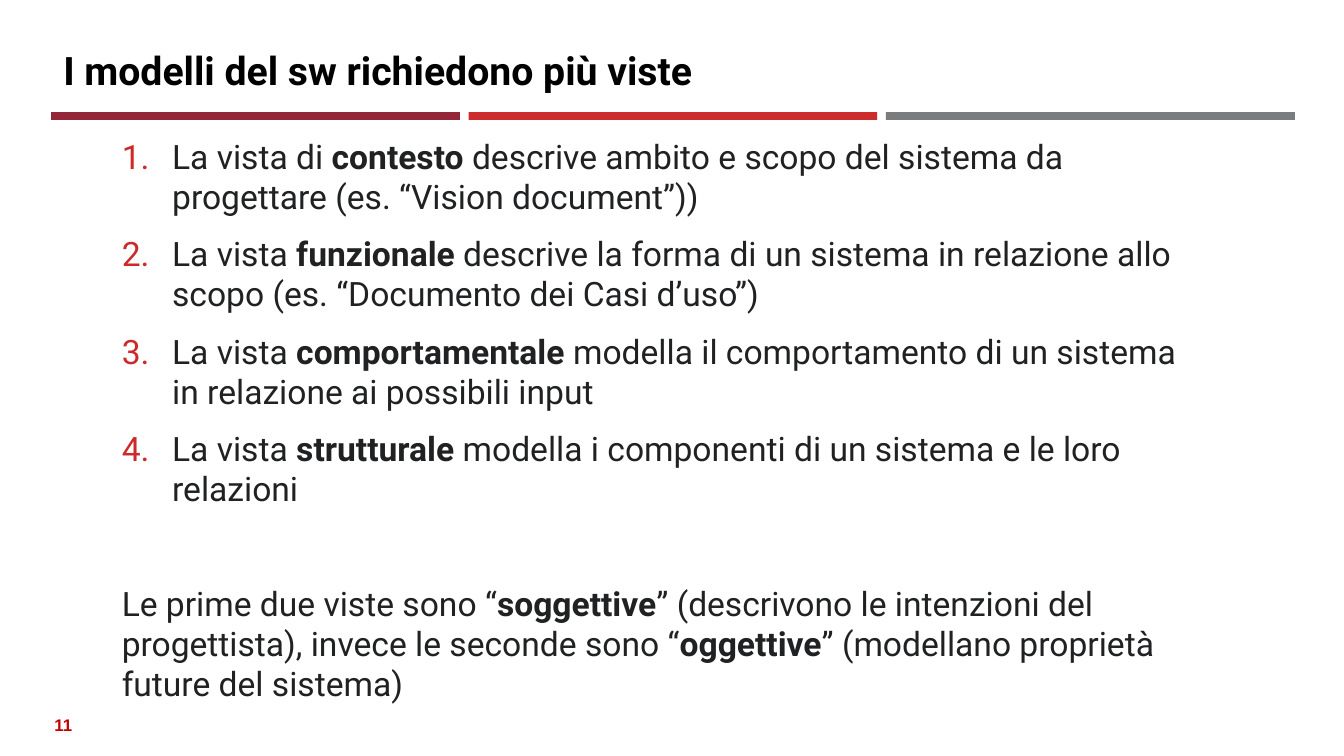
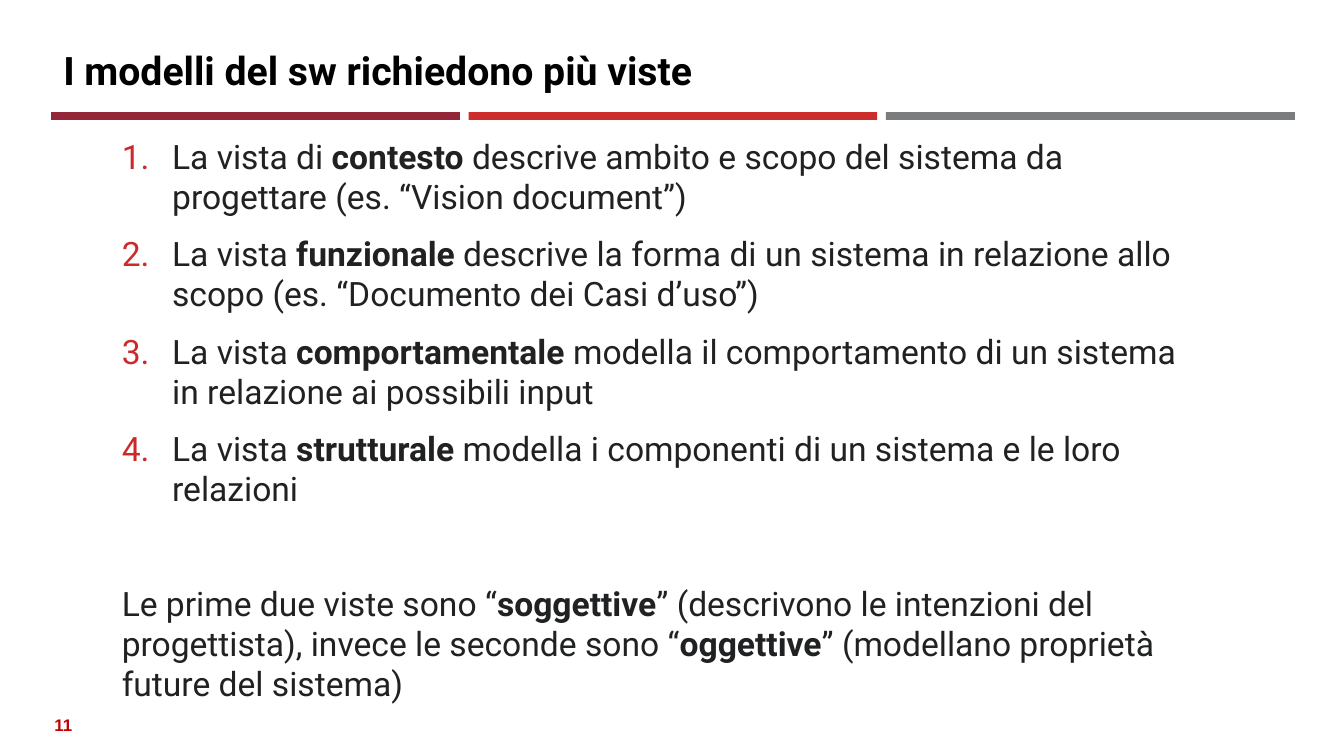
Before and after one commit to neural1977/data_science_interview_material, a slide deck: slide 11 of Assicurazioni/Analisi e progettazione del Software_ita.pptx. Drawn at 1344x756 pixels with LibreOffice and Linux fonts; fonts in the diff are those of the drawing. Boxes give left, top, right and bottom in pixels: in the first picture for what was removed or moved away, otherwise in the second. Text is boxed around its words. In the diff, an @@ line names an element or a change of style, - is before the commit and + after.

```diff
--- a/Assicurazioni/Analisi e progettazione del Software_ita.pptx
+++ b/Assicurazioni/Analisi e progettazione del Software_ita.pptx
@@ text at (172, 143, 1063, 217): text changed @@
-1. La vista di contesto descrive ambito e scopo del sistema da progettare (es. “Vision document”))
+1. La vista di contesto descrive ambito e scopo del sistema da progettare (es. “Vision document”)
```
Also in this commit, not shown: 5 other files.
